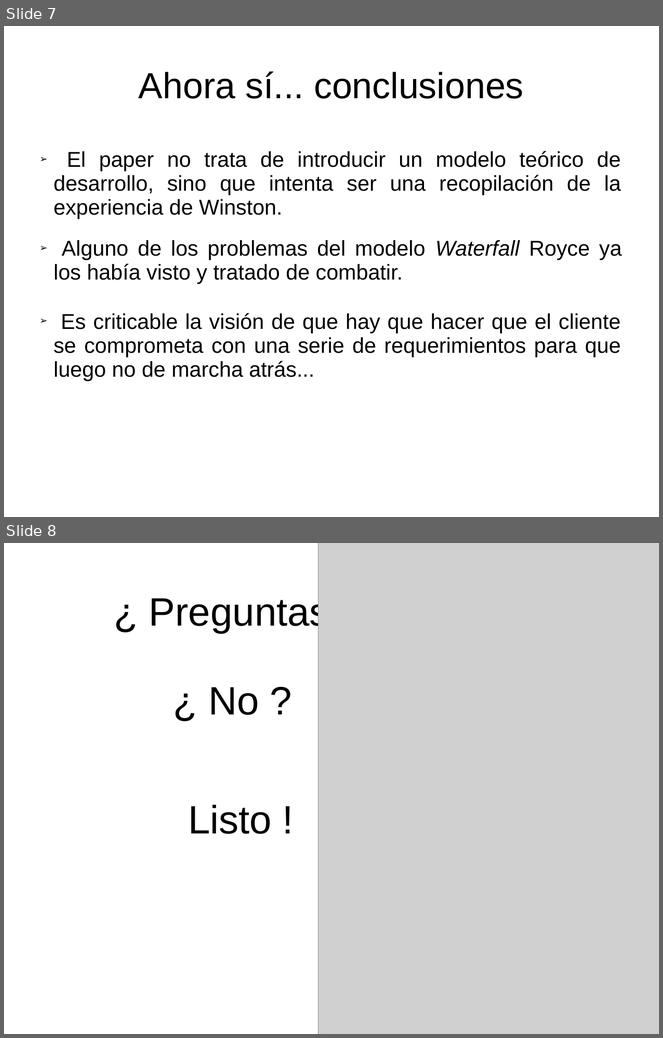
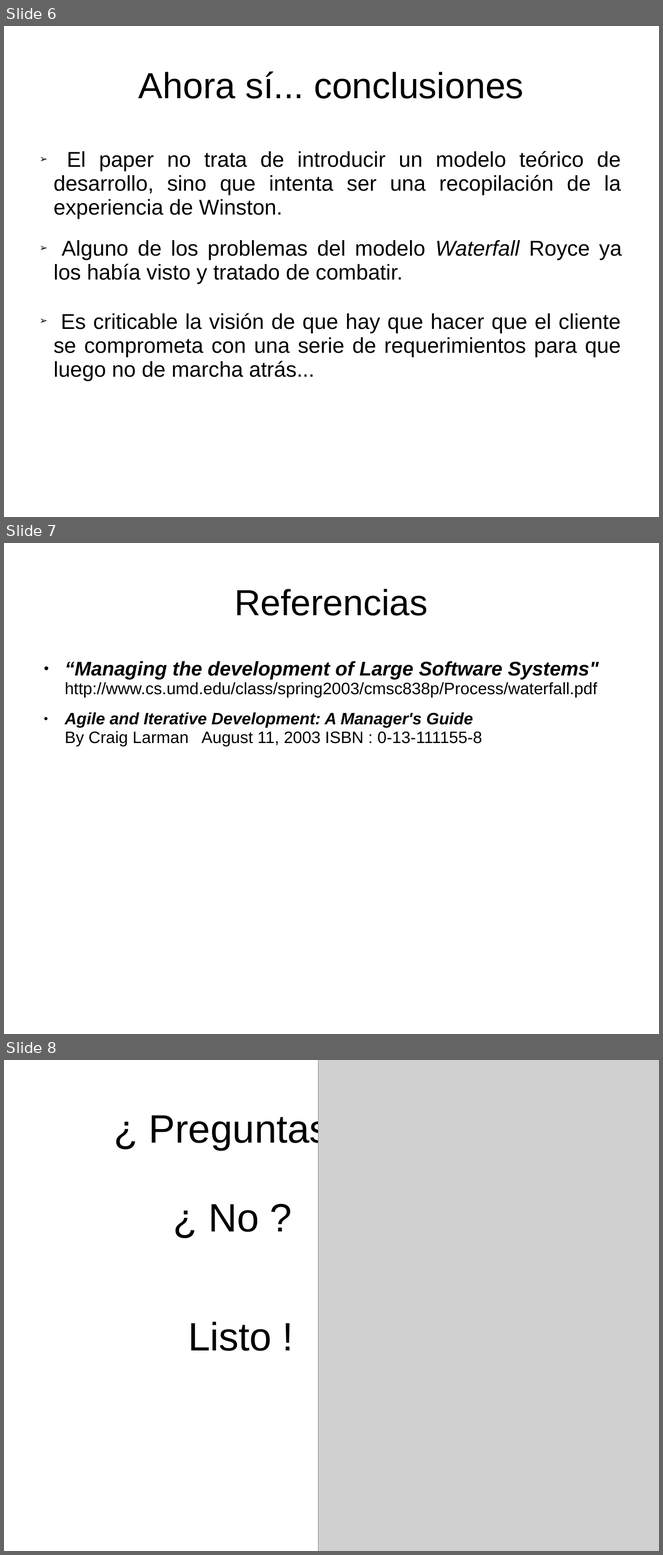
Before and after one commit to Maturuleco/ingdesoft2, a slide deck: Paper/PresentaciónMatias.ppt. Shown one above the other, each under a label of ours: slides 7 and 8 before the commit, slides 6, 7 and 8 after it. The pictures are 663x1038 and 663x1555 pixels, drawn with LibreOffice and Linux fonts; fonts in the diff are those of the drawing; grey boxes stand for pictures. Boxes give left, top, right and bottom in pixels: in the first picture for what was removed or moved away, otherwise in the second. Text is boxed around its words. In the diff, an @@ line names an element or a change of style, - is before the commit and + after.

Commit message:
mati te agregue las referencias en tus diapos Si leyeron algo mas agreguenlo La segunda referencia que aparece es del libro donde se explica como sele atribuyo a Royce la creacion del modelo en cascada

```diff
--- a/Paper/PresentaciónMatias.ppt
+++ b/Paper/PresentaciónMatias.ppt
@@ slide 7 added at bbox=[4, 543, 659, 1034], background #FFFFFF @@
@@ title added at bbox=[234, 589, 428, 616], 44 pt, text #000000 @@
+Referencias
@@ text added at bbox=[65, 661, 599, 746], 20 pt, text #000000 @@
+● “Managing the development of Large Software Systems"
+  http://www.cs.umd.edu/class/spring2003/cmsc838p/Process/waterfall.pdf
+● Agile and Iterative Development: A Manager's Guide
+  By Craig Larman August 11, 2003 ISBN : 0-13-111155-8
@@ what was slide 7 is now slide 6 @@
```
Also in this commit, not shown: 1 slide removed, 1 other file.
